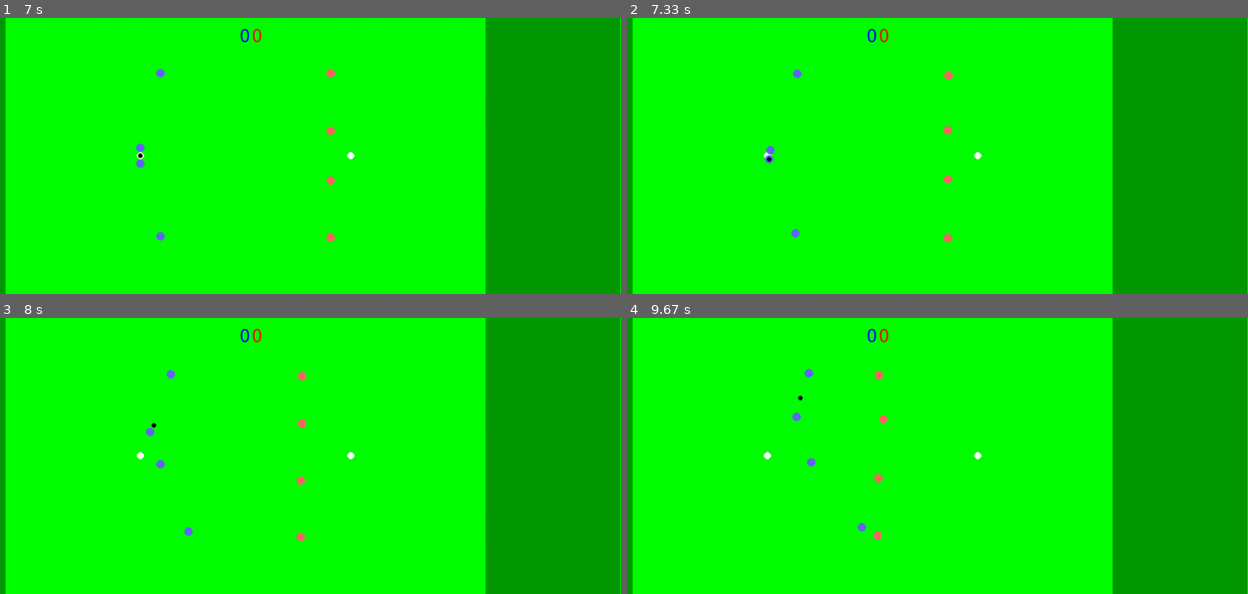
Above: before the commit, frames 1-4 (two rows, left to right).
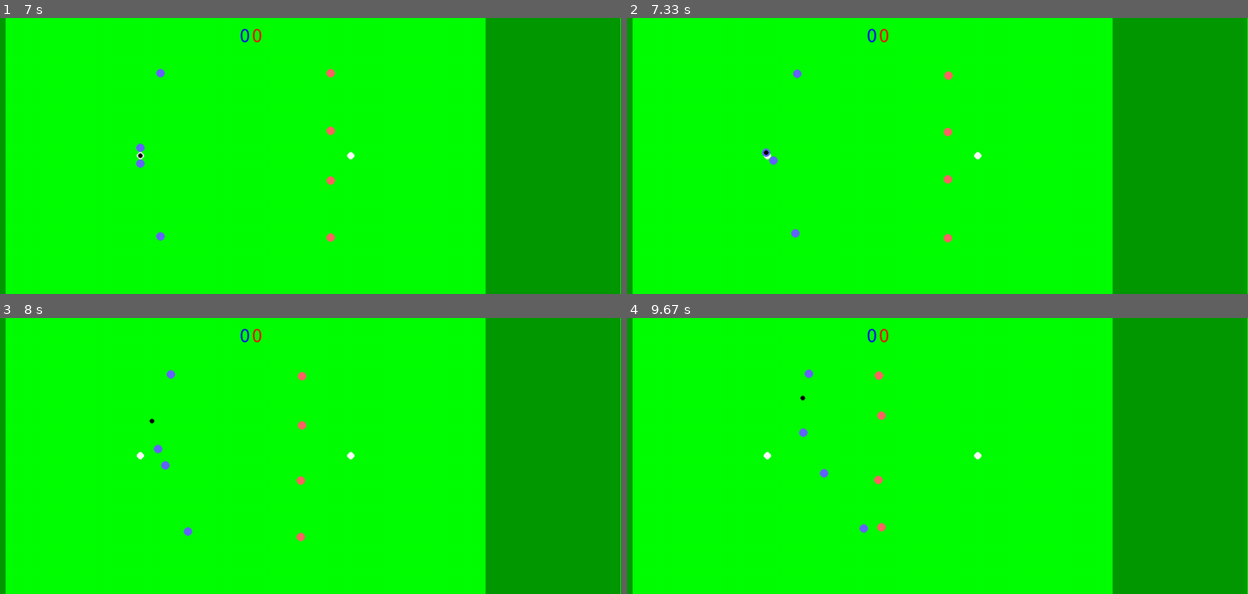
Above: after the commit, the same moments.

Repository: RL-RedLeaf/DiscUI
Game: pygame game, started from main.py
Two runs of this game, one before a commit and one after it. Both use one fixed random seed, a clock stepped at 60 frames per second and the inputs below.
Inputs:
- Up to frame 1 (7 s): no input
- Up to frame 2 (7.33 s): no input
- Up to frame 3 (8 s): no input
- Up to frame 4 (9.67 s): no input

Frame 1 is identical in both runs. In frame 2, 0.1% of the frame differs, in the area x 21-53%, y 38-54%; in frame 3, 0.2%; in frame 4, 0.4%, in the area x 26-43%, y 18-81%.

Commit message:
TeamAgent来袭！
看来我以前还是挺有眼光的
不用全局大手子效果确实不行awa

Diff:
--- a/DiscGame.py
+++ b/DiscGame.py
@@ -25,9 +25,10 @@
     HALT = auto()
 
 class GameCoordinator():
-    def __init__(self, player_num: int, player_agent_list: list[list], fps: int, record = False, *args, **kwargs):
+    def __init__(self, player_num: int, player_agent_list: list[list], team_agent_list: list[TeamAgentBase], fps: int, record = False, *args, **kwargs):
         self.player_num = player_num
         self.player_agent_list = player_agent_list
+        self.team_agent_list = team_agent_list
         self.fps = fps
         self.event_bus = EventBus()     #由于外部可能需要使用EventBus, 因此提前创建
         self.pending_state = []
@@ -82,9 +83,17 @@
         self.teams = [Team(Constants.BLUE_TEAM_ID, self.player_num, self.player_agent_list[0]), Team(Constants.RED_TEAM_ID, self.player_num, self.player_agent_list[-1])]
 
         self.register_dict: dict[PlayerKey, Player] = {}
+        self.team_register_dict:dict[int, TeamAgentBase] = {}
+
+
         for team in self.teams:
             self.register_dict.update(team.get_register_dict())     #获取并合并两队队员注册表
+            self.team_register_dict[team.team_id] = self.team_agent_list[team.team_id]
+
+
         print(f'注册表已生成, 注册表内容: {self.register_dict}')
+
+
 
 
         self.first_pull = randchoice([Constants.BLUE_TEAM_ID, Constants.RED_TEAM_ID])
@@ -93,7 +102,7 @@
         self.disc = Disc(list(Constants.BLUE_TEAM_PULL) if self.first_pull == Constants.BLUE_TEAM_ID else list(Constants.RED_TEAM_PULL))
 
         self.gamestate = GameState(self.disc, self.teams, 1 / self.fps, self.constants, {Constants.BLUE_TEAM_ID: 0, Constants.RED_TEAM_ID: 0}, 0)
-        self.actions.setup(self.register_dict, self.gamestate)                      #将注册表传入动作系统
+        self.actions.setup(self.register_dict, self.team_register_dict, self.gamestate)                      #将注册表传入动作系统
         self.physics.setup(self.gamestate)
         self.rules.setup(self.gamestate, self.states, self.event_bus)
 
@@ -306,7 +315,12 @@
 
 #[emptyPlayerAgent(), emptyPlayerAgent(), emptyPlayerAgent(), emptyPlayerAgent()]
 if __name__ == "__main__":
-    # game = GameCoordinator(4, player_agent_list=[[emptyPlayerAgent(), emptyPlayerAgent(), emptyPlayerAgent(), emptyPlayerAgent()],[emptyPlayerAgent(), emptyPlayerAgent(), emptyPlayerAgent(), emptyPlayerAgent()]], fps=60, record = True)
+    # game = GameCoordinator(4,
+    #                        player_agent_list=[[emptyPlayerAgent(), emptyPlayerAgent(), emptyPlayerAgent(), emptyPlayerAgent()],
+    #                                           [emptyPlayerAgent(), emptyPlayerAgent(), emptyPlayerAgent(), emptyPlayerAgent()]],
+    #                        team_agent_list = [emptyTeamAgent(), emptyTeamAgent()],
+    #                        fps=60,
+    #                        record = True)
     # game.set_render(PygameRenderPort(1230, 1200))
 
     # # from EventMonitor import EventMonitor
--- a/PlayerAgents.py
+++ b/PlayerAgents.py
@@ -4,20 +4,25 @@
 from typing import TYPE_CHECKING
 
 from entities import PlayerKey
-from systems import AgentBase, CatchIntent, Intent, MoveIntent, ThrowIntent
+from systems import AgentBase, TeamAgentBase, CatchIntent, Intent, MoveIntent, ThrowIntent
 
 if TYPE_CHECKING:
     from systems import GameStateSnap
 
 
 class emptyPlayerAgent(AgentBase):
-    player_key: PlayerKey
-
     def init(self, player_key: PlayerKey) -> None:
         self.player_key = player_key
 
-    def agent(self, gamestate: GameStateSnap) -> list[Intent]:
+    def agent(self, gamestate: GameStateSnap, plan = None) -> list[Intent]:
         return []
 
-class LeafPlayerAgent(AgentBase):
-    player_key: PlayerKey
+class emptyTeamAgent(TeamAgentBase):
+    def init(self, team_id, player_list: list[PlayerKey]):
+        '''此函数接受teamID和所在队伍playerKey的列表'''
+        self.team_id = team_id
+        self.player_list = player_list
+
+    def agent(self, gamestate: GameStateSnap):
+        '''此函数接受游戏快照，返还下一帧的作战计划'''
+        return None
--- a/agents/tger_agent.py
+++ b/agents/tger_agent.py
@@ -100,7 +100,7 @@
         t = min(candidates)
         return (x + vx * t, y + vy * t)
 
-    def agent(self, gamestate: GameStateSnap) -> list[Intent]:
+    def agent(self, gamestate: GameStateSnap, plan = None) -> list[Intent]:
         me = self._me(gamestate)
         disc = gamestate.disc
         c = gamestate.const
--- a/main.py
+++ b/main.py
@@ -1,13 +1,14 @@
 from DiscGame import GameCoordinator
 from ui import PygameRenderPort
 from agents.tger_agent import *
+from PlayerAgents import emptyTeamAgent
 
 
 
 #[emptyPlayerAgent(), emptyPlayerAgent(), emptyPlayerAgent(), emptyPlayerAgent()]
 #[TgerAgent(), TgerAgent(), TgerAgent(), TgerAgent()]
 if __name__ == "__main__":
-    game = GameCoordinator(4, player_agent_list=[[TgerAgent(), TgerAgent(), TgerAgent(), TgerAgent()],[TgerAgent(), TgerAgent(), TgerAgent(), TgerAgent()]], fps=60, record = True)
+    game = GameCoordinator(4, player_agent_list=[[TgerAgent(), TgerAgent(), TgerAgent(), TgerAgent()],[TgerAgent(), TgerAgent(), TgerAgent(), TgerAgent()]], team_agent_list = [emptyTeamAgent(), emptyTeamAgent()], fps=60, record = True)
     game.set_render(PygameRenderPort(1230, 1200))
 
     from EventMonitor import EventMonitor
--- a/systems/ActionSystem.py
+++ b/systems/ActionSystem.py
@@ -7,6 +7,9 @@
 if TYPE_CHECKING:
     from systems import GameStateSnap, GameState
 
+from typing import TypeVar, Generic
+PlanT = TypeVar("PlanT")
+
 class Intent:
     pass
 
@@ -28,23 +31,33 @@
 class CatchIntent(Intent):
     disc_id: int
 
-class AgentBase(ABC):
+class AgentBase(ABC, Generic[PlanT]):
     @abstractmethod
     def init(self, player_key: PlayerKey):
         '''此函数用于设置playerKey'''
         pass
 
     @abstractmethod
-    def agent(self, gamestate: GameStateSnap) -> list:
+    def agent(self, gamestate: GameStateSnap, plan: PlanT) -> list:
         '''此处接受游戏快照, 返回 Intent 列表'''
         pass
 
-
+class TeamAgentBase(ABC, Generic[PlanT]):
+    @abstractmethod
+    def init(self, team_id, player_list: list[PlayerKey]):
+        '''此函数接受teamID和所在队伍playerKey的列表'''
+        pass
+
+    @abstractmethod
+    def agent(self, gamestate: GameStateSnap) -> PlanT | None:
+        '''此函数接受游戏快照，返还下一帧的作战计划'''
+        pass
 
 class ActionSystem:
     def __init__(self):
         self.executor = ThreadPoolExecutor(max_workers=8)
         self.agent_time_limit = 0.01
+        self.latest_plan = {}
 
     def _distance2d(self, pos1: list[float], pos2: list[float]):
         return ((pos1[0] - pos2[0]) ** 2 + (pos1[1] - pos2[1]) ** 2) ** 0.5
@@ -56,15 +69,23 @@
     def _bigger_speed(self, velocity: tuple[float, float, float], limit: float) -> bool:
         return (velocity[0] ** 2 + velocity[1] ** 2) ** 0.5 >=  limit
 
-    def setup(self, register_dict: dict, gamestate: GameState) -> bool:
+    def setup(self, register_dict: dict, team_register_dict:dict, gamestate: GameState) -> bool:
         '''设置注册表, 此处返回 bool 用以表示注册表是否成功设置'''
         self.register_dict = register_dict
+        self.team_register_dict = team_register_dict
         self.gamestate = gamestate
         self.running_futures = {}
+        self.running_team_futures = {}
 
         try:
             for player_key, agent in register_dict.items():
                 agent.init(player_key)
+
+            for team_id, team_agent in team_register_dict.items():
+                player_list = [key for key in register_dict if key.team_id == team_id]
+                team_agent.init(team_id, player_list)
+                self.latest_plan[team_id] = None
+
         except Exception as e:
             # print(f'ERROR:{e}')
             pass
@@ -80,38 +101,66 @@
                 # 旧结果过期，不使用，只清掉
                 del self.running_futures[player_key]
 
-
-        future_to_player = {}
+        for team_id, future in list(self.running_team_futures.items()):
+            if future.done():
+                # 旧结果过期，不使用，只清掉
+                del self.running_team_futures[team_id]
+
+
+
+        future_to_target = {}
+        for team_id, team_agent in self.team_register_dict.items():
+            if team_id in self.running_team_futures:
+                # 上一次还没跑完，本帧不再提交
+                print(f"TeamAgent {team_id} still running, skip")
+                continue
+            future = self.executor.submit(team_agent.agent, state)
+            future_to_target[future] = ("team", team_id)
+            self.running_team_futures[team_id] = future
+
         for player_key, agent in self.register_dict.items():
             if player_key in self.running_futures:
                 # 上一次还没跑完，本帧不再提交
                 print(f"Agent {player_key} still running, skip")
                 continue
 
-            future = self.executor.submit(agent.agent, state)
-            future_to_player[future] = player_key
+            plan = self.latest_plan.get(player_key.team_id)
+            future = self.executor.submit(agent.agent, state, plan)
+            future_to_target[future] = ("player", player_key)
             self.running_futures[player_key] = future
 
         done, not_done = wait(
-        future_to_player.keys(),
-        timeout=self.agent_time_limit)
+            future_to_target.keys(),
+            timeout=self.agent_time_limit
+            )
+
 
         for future in done:
-            player_key = future_to_player[future]
-
+            kind, key = future_to_target[future]
+
+            if kind == "team":
+                if self.running_team_futures.get(key) is future:
+                    del self.running_team_futures[key]
+                try:
+                    plan = future.result()
+                except Exception as e:
+                    print(f"TeamAgent {key} error: {e}")
+                    continue
+                if plan is not None:
+                    self.latest_plan[key] = plan      # 主线程写回，下一帧才被读到
+                continue
+
+            # kind == "player"
+            player_key = key
             if self.running_futures.get(player_key) is future:
                 del self.running_futures[player_key]
-
-
             try:
                 intents = future.result()
             except Exception as e:
                 print(f"Agent {player_key} error: {e}")
                 continue
-
             if not intents:
                 continue
-
             for intent in intents:
                 action = self._envelope(player_key, intent)
                 if self._anti_cheat(state, action):
--- a/systems/__init__.py
+++ b/systems/__init__.py
@@ -5,4 +5,4 @@
 from .ActionSystem import *
 from .Recorder import *
 
-__all__ = ["EventBus","GameState","PhysicSystem","RuleSystem","ActionSystem","GameStateSnap","MoveIntent","CatchIntent","ThrowIntent",'AgentBase','Recorder']
+__all__ = ["EventBus","GameState","PhysicSystem","RuleSystem","ActionSystem","GameStateSnap","MoveIntent","CatchIntent","ThrowIntent",'AgentBase','Recorder','TeamAgentBase']
